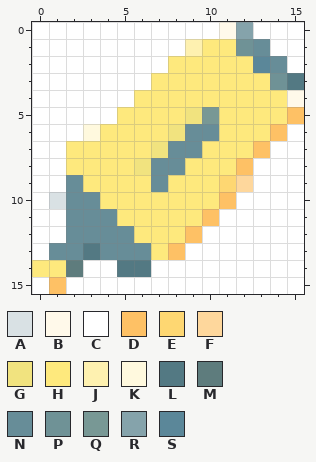
Pixel-art sprite, stored at icons/icon16.png. This is how it looked before the edit.
The file is 16x16 pixels. Colours within 5 levels of each other are drawn and written as one.
Palette (. is transparent): A #d9e1e4  B #fff9ea  C #ffffff  D #fec165  E #fed772  F #fed79c  G #f1e37f  H #fee97d  J #fef1b0  K #fff9de  L #537983  M #5e7c7d  N #678d98  P #6f9296  Q #789895  R #85a3ab  S #5b8799
Pixels before, first column x 0:
 0 CCCCCCCCCCCBRCCC
 1 CCCCCCCCCJHHPNCC
 2 CCCCCCCCHHHHHSNC
 3 CCCCCCCHHHHHHHPL
 4 CCCCCCHHHHHHHHHB
 5 CCCCCHHHHGQHHHHD
 6 CCCKHHHHGNNHHHDC
 7 CCHHHHHGNNHHHDCC
 8 CCHHHHGNNHHHDCCC
 9 CCNHHHHNHHHEFCCC
10 CANNHHHHHHHDCCCC
11 CCNNNHHHHHDCCCCC
12 CCNNNNHHHDCCCCCC
13 CNNLNNNHDCCCCCCC
14 HHMCCLLCCCCCCCCC
15 CDCCCCCCCCCCCCCC
New version:
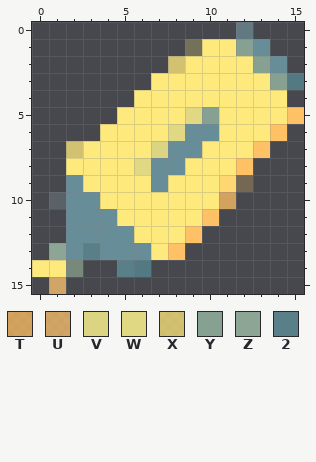
Colours new in this view: T #ffc263bf  U #fec46dbf  V #dad483  W #e0d882  X #ffea7cbf  Y #86a092  Z #8da595  2 #597f89
Change:
{"colour":"A","old":"#d9e1e4","new":"#97afb340"}
{"colour":"F","old":"#fed79c","new":"#ffc36440"}
{"colour":"J","old":"#fef1b0","new":"#ffeb7c40"}
{"colour":"M","old":"#5e7c7d","new":"#78897c"}
{"colour":"R","old":"#85a3ab","new":"#7496a1a0"}
{"y":0,"x":0,"old":"CCCCCCCCCCCB","new":"............"}
{"y":0,"x":13,"old":"CCC","new":"..."}
{"y":1,"x":0,"old":"CCCCCCCCC","new":"........."}
{"y":1,"x":12,"old":"P","new":"Y"}
{"y":1,"x":14,"old":"CC","new":".."}
{"y":2,"x":0,"old":"CCCCCCCCH","new":"........X"}
{"y":2,"x":13,"old":"S","new":"Y"}
{"y":2,"x":15,"old":"C","new":"."}
{"y":3,"x":0,"old":"CCCCCCC","new":"......."}
{"y":3,"x":14,"old":"P","new":"Y"}
{"y":4,"x":0,"old":"CCCCCC","new":"......"}
{"y":4,"x":15,"old":"B","new":"."}
{"y":5,"x":0,"old":"CCCCC","new":"....."}
{"y":5,"x":9,"old":"GQ","new":"WY"}
{"y":6,"x":0,"old":"CCCK","new":"...."}
{"y":6,"x":8,"old":"G","new":"W"}
{"y":6,"x":15,"old":"C","new":"."}
{"y":7,"x":0,"old":"CCH","new":"..X"}
{"y":7,"x":7,"old":"G","new":"V"}
{"y":7,"x":14,"old":"CC","new":".."}
{"y":8,"x":0,"old":"CC","new":".."}
{"y":8,"x":6,"old":"G","new":"W"}
{"y":8,"x":13,"old":"CCC","new":"..."}
{"y":9,"x":0,"old":"CC","new":".."}
{"y":9,"x":13,"old":"CCC","new":"..."}
{"y":10,"x":0,"old":"C","new":"."}
{"y":10,"x":11,"old":"DCCCC","new":"T...."}
{"y":11,"x":0,"old":"CC","new":".."}
{"y":11,"x":11,"old":"CCCCC","new":"....."}
{"y":12,"x":0,"old":"CC","new":".."}
{"y":12,"x":10,"old":"CCCCCC","new":"......"}
{"y":13,"x":0,"old":"CN","new":".Z"}
{"y":13,"x":3,"old":"L","new":"2"}
{"y":13,"x":9,"old":"CCCCCCC","new":"......."}
{"y":14,"x":3,"old":"CCL","new":"..2"}
{"y":14,"x":7,"old":"CCCCCCCCC","new":"........."}
{"y":15,"x":0,"old":"CDCCCCCCCCCCCCCC","new":".U.............."}
{"label":"changed","picture_box":[32,22,304,294]}
